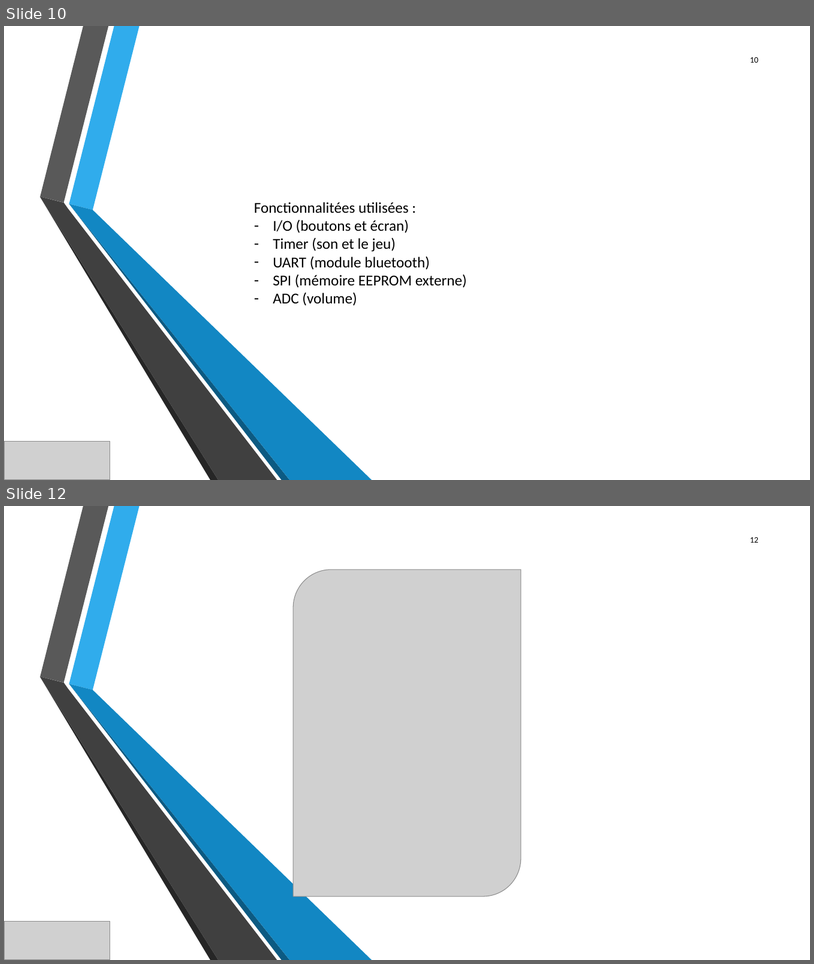
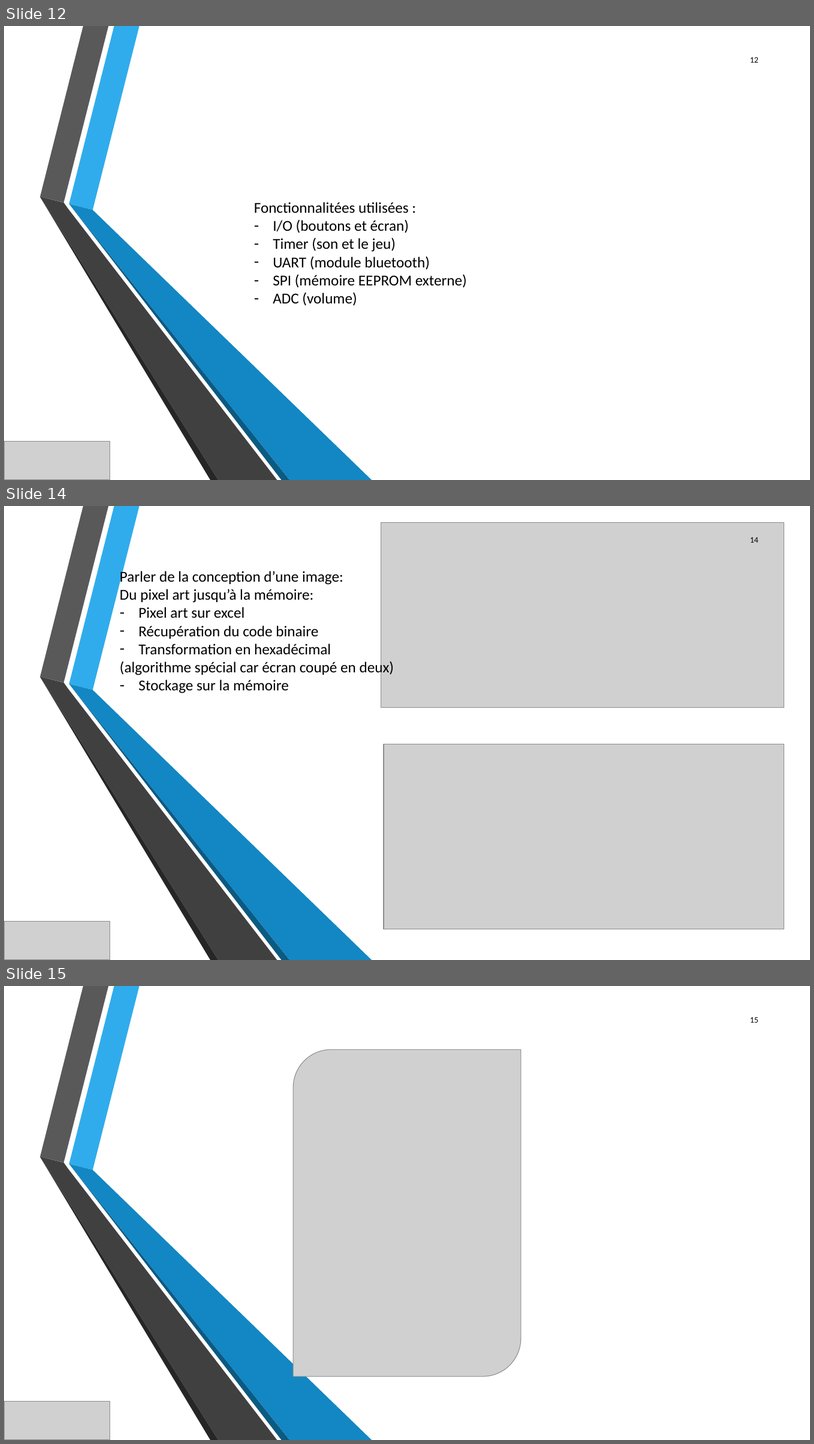
Before and after one commit to JeanSOUDIER/Bas-Niveau, a slide deck: Projet électif.pptx. Shown one above the other, each under a label of ours: slides 10 and 12 before the commit, slides 12, 14 and 15 after it; the slides between them are not shown. The pictures are 814x964 and 814x1444 pixels, drawn with LibreOffice and Linux fonts; fonts in the diff are those of the drawing; grey boxes stand for pictures; background and template pictures are left out. Boxes give left, top, right and bottom in pixels: in the first picture for what was removed or moved away, otherwise in the second. Text is boxed around its words. In the diff, an @@ line names an element or a change of style, - is before the commit and + after.

```diff
--- a/Projet électif.pptx
+++ b/Projet électif.pptx
@@ slide 14 added at [4,506,810,960], background picture (left out); not listed: 6 template elements that a slide beside it also shows @@
@@ picture added at [381,522,785,707] @@
@@ page number added at [750,537,759,543], 10 pt, text #000000 @@
+14
@@ text added at [120,569,395,693], 18 pt, text #000000 @@
+Parler de la conception d’une image:
+Du pixel art jusqu’à la mémoire:
+– Pixel art sur excel
+– Récupération du code binaire
+– Transformation en hexadécimal
+(algorithme spécial car écran coupé en deux)
+– Stockage sur la mémoire
@@ picture added at [384,744,785,928] @@
@@ picture added at [4,921,110,960] @@
@@ what was slide 10 is now slide 12 @@
@@ page number at [750,57,759,63]: text changed @@
-10
+12
@@ what was slide 12 is now slide 15 @@
@@ page number at [750,1017,759,1023]: text changed @@
-12
+15
```
Also in this commit, not shown: 2 slides changed, 3 other slides added, 1 slide removed, 2 other files.
